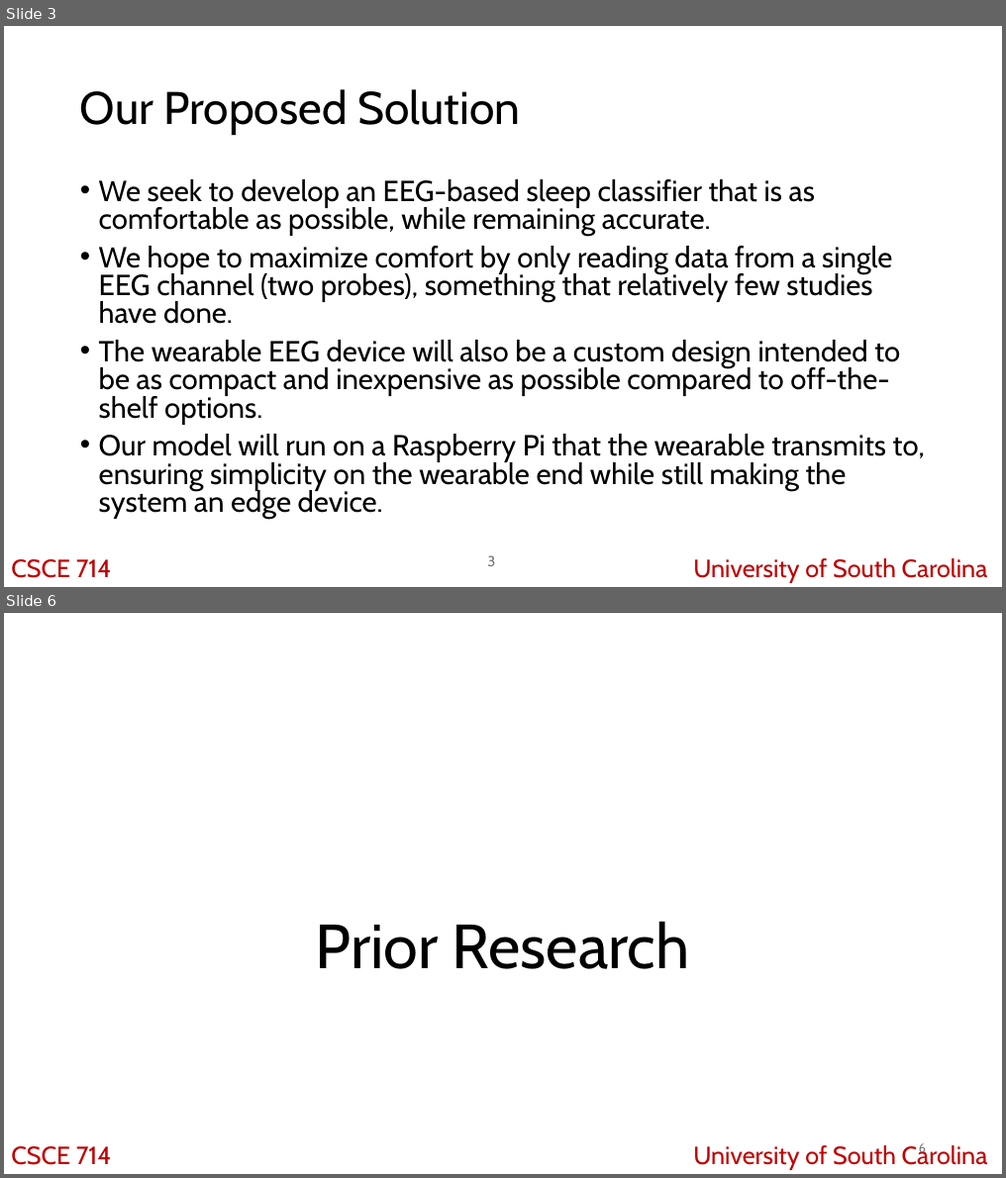
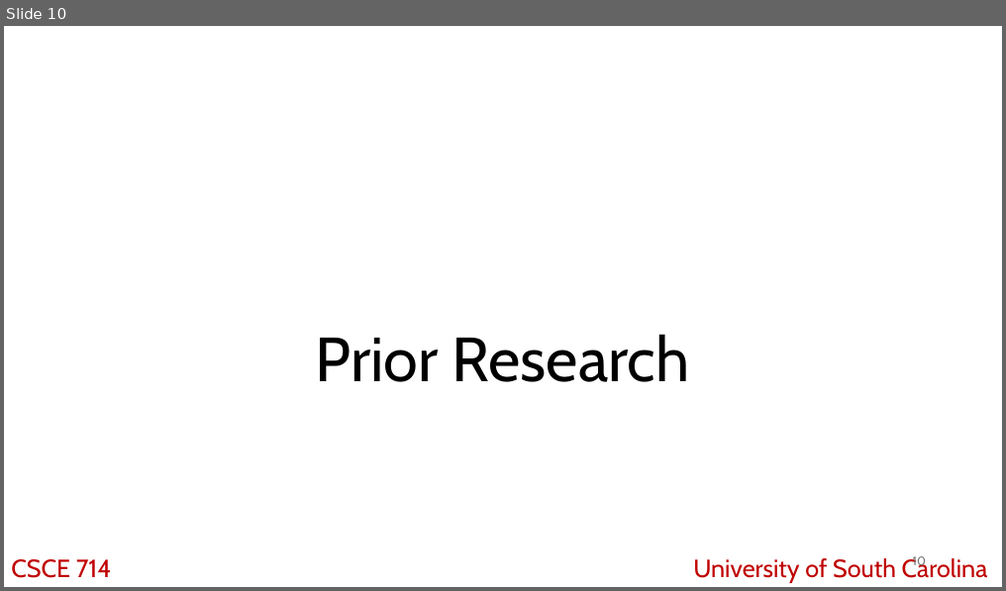
Before and after one commit to KubaJerz/sleep-stage-classifier, a slide deck: CSCE 714 Midterm Presentation.odp. Shown one above the other, each under a label of ours: slides 3 and 6 before the commit, slide 10 after it; the slides between them are not shown. The pictures are 1006x1178 and 1006x591 pixels, drawn with LibreOffice and Linux fonts; fonts in the diff are those of the drawing. Boxes give left, top, right and bottom in pixels: in the first picture for what was removed or moved away, otherwise in the second. Text is boxed around its words. In the diff, an @@ line names an element or a change of style, - is before the commit and + after.

```diff
--- a/CSCE 714 Midterm Presentation.odp
+++ b/CSCE 714 Midterm Presentation.odp
@@ slide 3 removed at <box>4,26,1002,587</box>, background #FFFFFF @@
@@ title removed at <box>80,89,520,135</box> @@
-Our Proposed Solution
@@ text removed at <box>99,179,925,519</box> @@
-• We seek to develop an EEG-based sleep classifier that is as comfortable as possible, while remaining accurate.
-• We hope to maximize comfort by only reading data from a single EEG channel (two probes), something that relatively few studies have done.
-• The wearable EEG device will also be a custom design intended to be as compact and inexpensive as possible compared to off-the-shelf options.
-• Our model will run on a Raspberry Pi that the wearable transmits to, ensuring simplicity on the wearable end while still making the system an edge device.
@@ text removed at <box>11,560,112,578</box> @@
-CSCE 714
@@ page number removed at <box>487,556,495,567</box> @@
-3
@@ text removed at <box>693,559,988,583</box> @@
-University of South Carolina
@@ what was slide 6 is now slide 10 @@
@@ page number at <box>913,557,926,569</box>: text changed @@
-6
+10
```
Also in this commit, not shown: 8 slides changed, 7 slides added, 5 other files.
